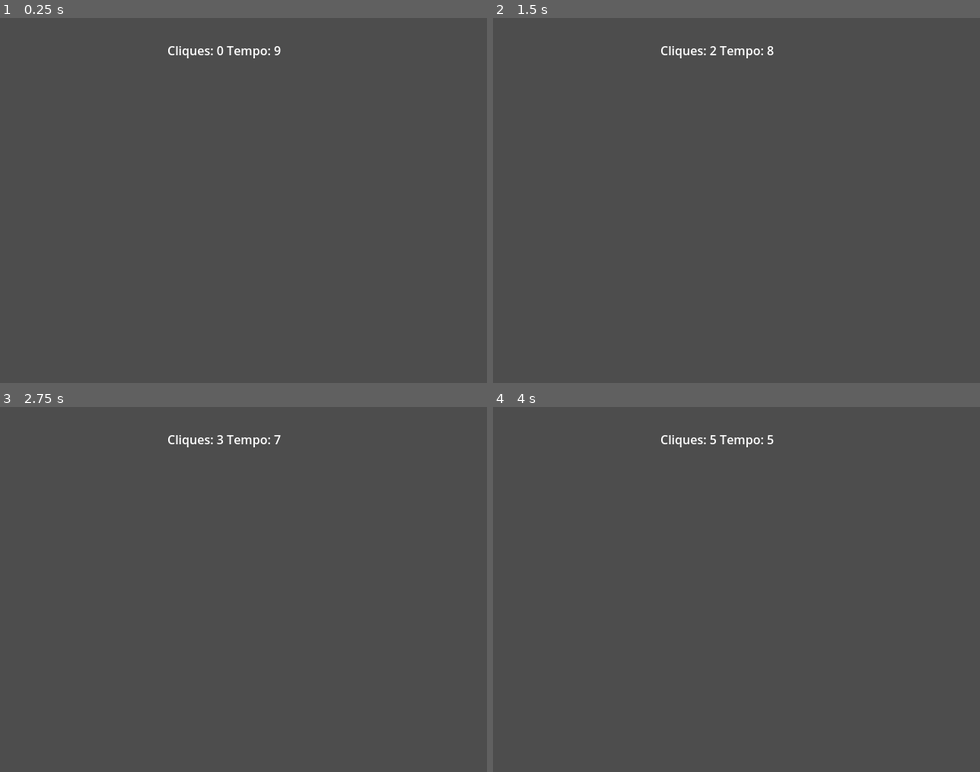
Above: before the commit, frames 1-4 (two rows, left to right).
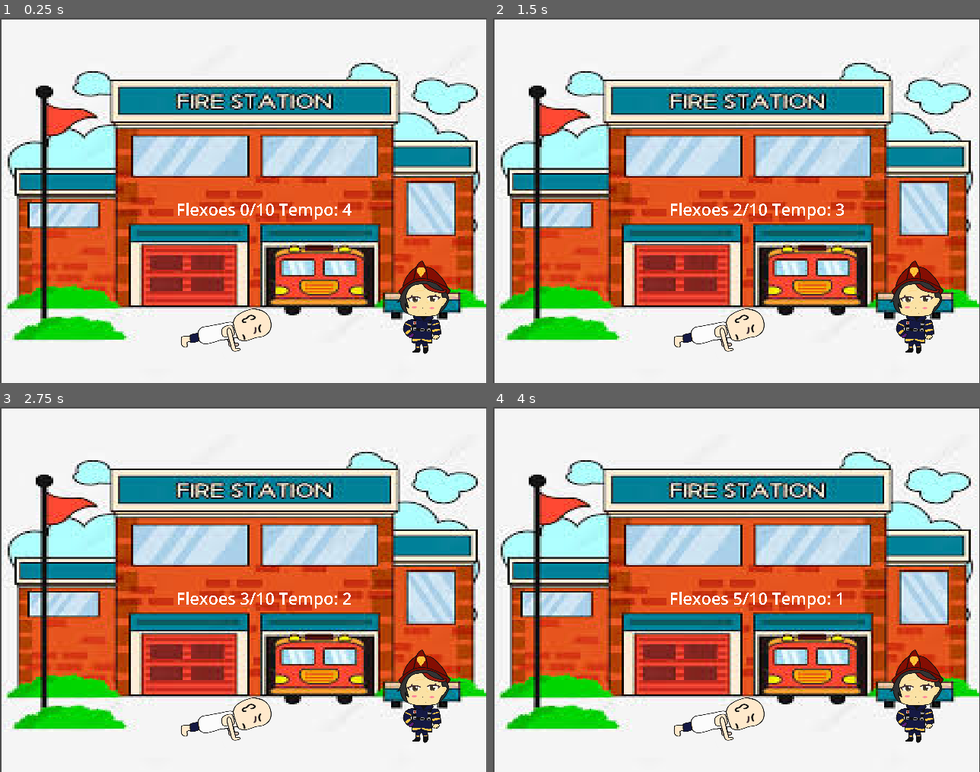
Above: after the commit, the same moments.

Repository: Thaymoz/Godot-iniciando
Game: Godot game, scene res://main.tscn
The game is run twice, just before and just after one commit, with the same random seed, the same clock (stepped at 60 frames per second) and the same inputs.
Inputs:
- Up to frame 1 (0.25 s): no input
- Up to frame 2 (1.5 s): tap Enter at 0.5 s; hold Space (space) 0.53-1.28 s; tap Space (space) at 1.35 s
- Up to frame 3 (2.75 s): hold Space (space) from 2.03 s (still down)
- Up to frame 4 (4 s): tap Enter at 2.75 s; release Space (space) at 2.78 s; tap Space (space) at 2.85, 3.5 s; hold Space (space) from 3.53 s (still down)

The runs differ from the first frame. In frame 1, 98% of the frame differs, in the area x 0-100%, y 0-100%; in frame 2, 98%; in frame 3, 98%; in frame 4, 98%.

Commit message:
Mudanças

Diff:
--- /dev/null
+++ b/Persons/node_2d.tscn
@@ -0,0 +1,52 @@
+[gd_scene load_steps=5 format=3 uid="uid://dsa01mosr7pui"]
+
+[ext_resource type="Texture2D" uid="uid://cq2n2vpuv6ww2" path="res://Desenhos/Bombeiraaa.png" id="1_apm28"]
+
+[sub_resource type="Animation" id="Animation_ukpte"]
+resource_name = "start"
+tracks/0/type = "value"
+tracks/0/imported = false
+tracks/0/enabled = true
+tracks/0/path = NodePath("Sprite2D:frame")
+tracks/0/interp = 1
+tracks/0/loop_wrap = true
+tracks/0/keys = {
+"times": PackedFloat32Array(0, 0.0333333, 0.0666667),
+"transitions": PackedFloat32Array(1, 1, 1),
+"update": 1,
+"values": [1, 0, 1]
+}
+
+[sub_resource type="Animation" id="Animation_b865h"]
+length = 0.001
+tracks/0/type = "value"
+tracks/0/imported = false
+tracks/0/enabled = true
+tracks/0/path = NodePath("Sprite2D:frame")
+tracks/0/interp = 1
+tracks/0/loop_wrap = true
+tracks/0/keys = {
+"times": PackedFloat32Array(0),
+"transitions": PackedFloat32Array(1),
+"update": 1,
+"values": [1]
+}
+
+[sub_resource type="AnimationLibrary" id="AnimationLibrary_6f160"]
+_data = {
+"RESET": SubResource("Animation_b865h"),
+"start": SubResource("Animation_ukpte")
+}
+
+[node name="Bombeira" type="Node2D"]
+
+[node name="Sprite2D" type="Sprite2D" parent="."]
+texture = ExtResource("1_apm28")
+hframes = 2
+frame = 1
+
+[node name="AnimationPlayer" type="AnimationPlayer" parent="."]
+libraries = {
+"": SubResource("AnimationLibrary_6f160")
+}
+autoplay = "start"
--- /dev/null
+++ b/Persons/rogerio.tscn
@@ -0,0 +1,38 @@
+[gd_scene load_steps=6 format=3 uid="uid://d04o53hcukmgd"]
+
+[ext_resource type="Script" path="res://scrpits/rogerio.gd" id="1_45q26"]
+[ext_resource type="Texture2D" uid="uid://bkesi23uhhgsh" path="res://Desenhos/Exercício .png" id="1_f315j"]
+
+[sub_resource type="AtlasTexture" id="AtlasTexture_8vslx"]
+atlas = ExtResource("1_f315j")
+region = Rect2(0, 0, 1463, 2160)
+
+[sub_resource type="AtlasTexture" id="AtlasTexture_bfjre"]
+atlas = ExtResource("1_f315j")
+region = Rect2(1994, 0, 1463, 2160)
+
+[sub_resource type="SpriteFrames" id="SpriteFrames_g3shp"]
+animations = [{
+"frames": [{
+"duration": 1.0,
+"texture": SubResource("AtlasTexture_8vslx")
+}, {
+"duration": 1.0,
+"texture": SubResource("AtlasTexture_bfjre")
+}, {
+"duration": 1.0,
+"texture": SubResource("AtlasTexture_8vslx")
+}],
+"loop": false,
+"name": &"flexao",
+"speed": 7.0
+}]
+
+[node name="Rogerio" type="Node2D"]
+script = ExtResource("1_45q26")
+
+[node name="anim" type="AnimatedSprite2D" parent="."]
+sprite_frames = SubResource("SpriteFrames_g3shp")
+animation = &"flexao"
+frame = 2
+frame_progress = 1.0
--- a/main.tscn
+++ b/main.tscn
@@ -1,18 +1,40 @@
-[gd_scene load_steps=2 format=3 uid="uid://dx0w1x7psayp1"]
+[gd_scene load_steps=6 format=3 uid="uid://dx0w1x7psayp1"]
 
 [ext_resource type="Script" path="res://scrpits/main.gd" id="1_j8nsh"]
+[ext_resource type="PackedScene" uid="uid://dsa01mosr7pui" path="res://Persons/node_2d.tscn" id="2_e53ui"]
+[ext_resource type="Texture2D" uid="uid://0ggkxfcq3jtq" path="res://Desenhos/download-_1_.png" id="2_euhue"]
+[ext_resource type="PackedScene" uid="uid://d04o53hcukmgd" path="res://Persons/rogerio.tscn" id="3_mty4k"]
+
+[sub_resource type="LabelSettings" id="LabelSettings_5xia6"]
+font_size = 240
 
 [node name="main" type="Node2D"]
 script = ExtResource("1_j8nsh")
 
-[node name="Label" type="Label" parent="."]
+[node name="fundo aleatorio" type="Sprite2D" parent="."]
+position = Vector2(320.5, 241)
+scale = Vector2(2.83111, 2.12444)
+texture = ExtResource("2_euhue")
+
+[node name="Bombeira" parent="." instance=ExtResource("2_e53ui")]
+position = Vector2(563, 386)
+scale = Vector2(0.09, 0.09)
+
+[node name="Rogerio" parent="." instance=ExtResource("3_mty4k")]
+position = Vector2(292, 414)
+scale = Vector2(0.09, 0.09)
+
+[node name="Label" type="Label" parent="Rogerio"]
 anchors_preset = 5
 anchor_left = 0.5
 anchor_right = 0.5
-offset_left = 275.0
-offset_top = 31.0
-offset_right = 315.0
-offset_bottom = 54.0
+offset_left = 211.112
+offset_top = -2022.22
+offset_right = 1011.11
+offset_bottom = -1589.22
 grow_horizontal = 2
+size_flags_horizontal = 4
+size_flags_vertical = 0
+label_settings = SubResource("LabelSettings_5xia6")
 horizontal_alignment = 1
 vertical_alignment = 1
--- a/scrpits/main.gd
+++ b/scrpits/main.gd
@@ -1,28 +1 @@
 extends Node2D
-
-var clicks = 0
-var time = 10
-var lv1 = 10
-var rodando = true
-
-func _ready() -> void:
-	pass
-
-func _process(delta: float) -> void:
-	if rodando:
-		time -= delta
-		clicado()
-		if time <= 0:
-			rodando = false
-			if clicks >= lv1:
-				print("parabens")
-			else:
-				print("srry")
-			clicks = 0
-	$Label.text = "Cliques: " + str(clicks) + " Tempo: " + str(floor(time))
-func clicado():
-	if Input.is_action_just_pressed("space"):
-		clicks += 1
-		if clicks >= lv1:
-			print("parabens")
-			rodando = false
--- /dev/null
+++ b/scrpits/rogerio.gd
@@ -0,0 +1,32 @@
+extends Node2D
+
+var clicks = 0
+var time = 5
+var lv1 = 10
+var rodando = true
+
+@onready var animation = $anim as AnimatedSprite2D
+
+func _ready() -> void:
+	pass
+
+func _process(delta: float) -> void:
+	if rodando:
+		time -= delta
+		clicado()
+		if time <= 0:
+			rodando = false
+			if clicks >= lv1:
+				print("parabens")
+			else:
+				print("srry")
+			clicks = 0
+	$Label.text = "Flexoes " + str(clicks) + "/10" + " Tempo: " + str(floor(time))
+
+func clicado():
+	if Input.is_action_just_pressed("space"):
+		clicks += 1
+		animation.play("flexao")
+		if clicks >= lv1:
+			print("parabens")
+			rodando = false
Binary file added: Desenhos/Bomba.png
Not shown, added: Desenhos/Bomba.png.import
Binary file added: Desenhos/Bombeiraaa.png
Not shown, changed: Desenhos/Bombeiraaa.png.import
Binary file added: Desenhos/Exercício .png
Not shown, changed: Desenhos/Exercício .png.import
Binary file added: Desenhos/download-_1_.png
Not shown, changed: Desenhos/download-_1_.png.import
Binary file removed: Personagens/Bombeira A C.png
Binary file removed: Personagens/Bombeira N C.png
Binary file removed: Personagens/Sem título5 2.png
Not shown, added: Desenhos/dowF494.tmp
(and 4 more such lines)
